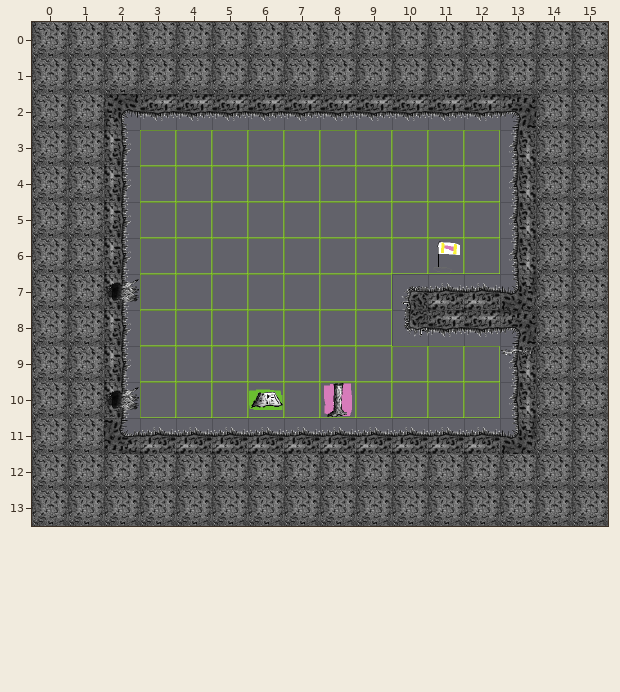
Tiled map: Project/Maps/crap a Travis/Level_01.tmx. That is the earlier state.
Cells are 64x64 px. Shown: x 0..15, y 0..13.
Once edited:
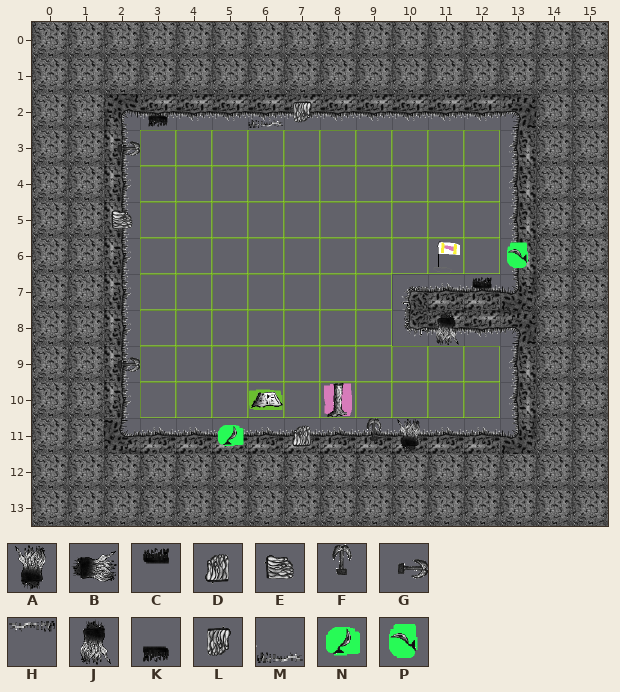
Key: from "Decorations": A 0, B 1, C 2, D 4, E 5, F 6, G 7, H 8, J 11, K 13, L 15, M 19, N 26, P 36.
_ is an empty cell.
From old to new:
Layer "Ingredients":
y 6: x 13 _ -> P
y 11: x 5 _ -> N
Layer "Decorations":
y 2: x 3 _ -> K; x 6..7 __ -> ML
y 3: x 2 _ -> G
y 5: x 2 _ -> E
y 7: x 2 B -> _; x 12 _ -> C
y 8: x 11 _ -> J
y 9: x 2 _ -> G; x 13 H -> _
y 10: x 2 B -> _
y 11: x 7 _ -> D; x 9..10 __ -> FA
